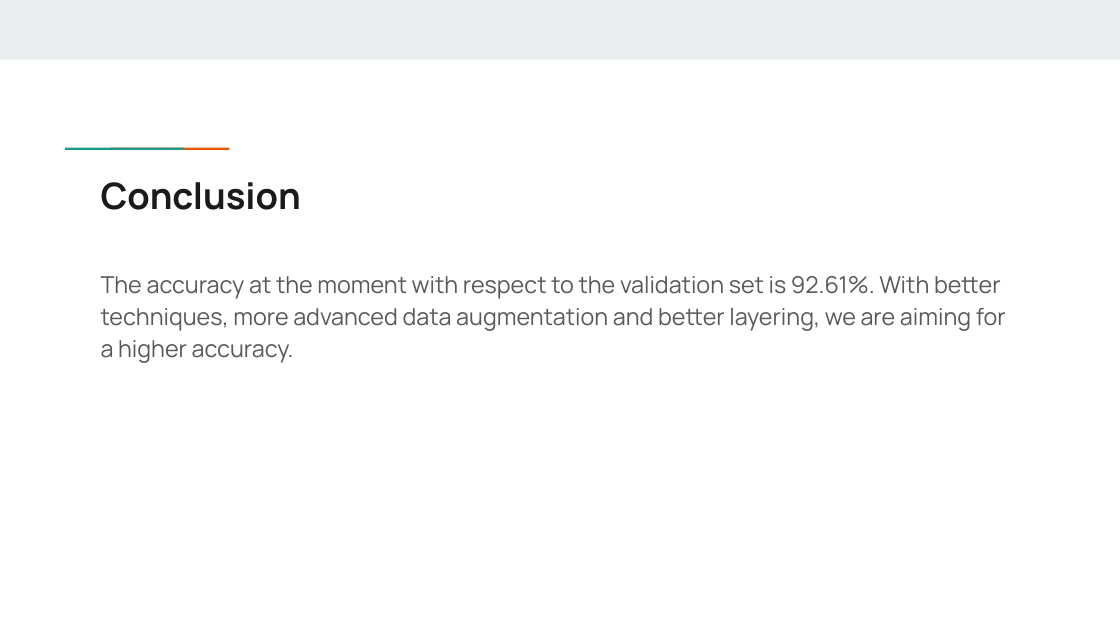
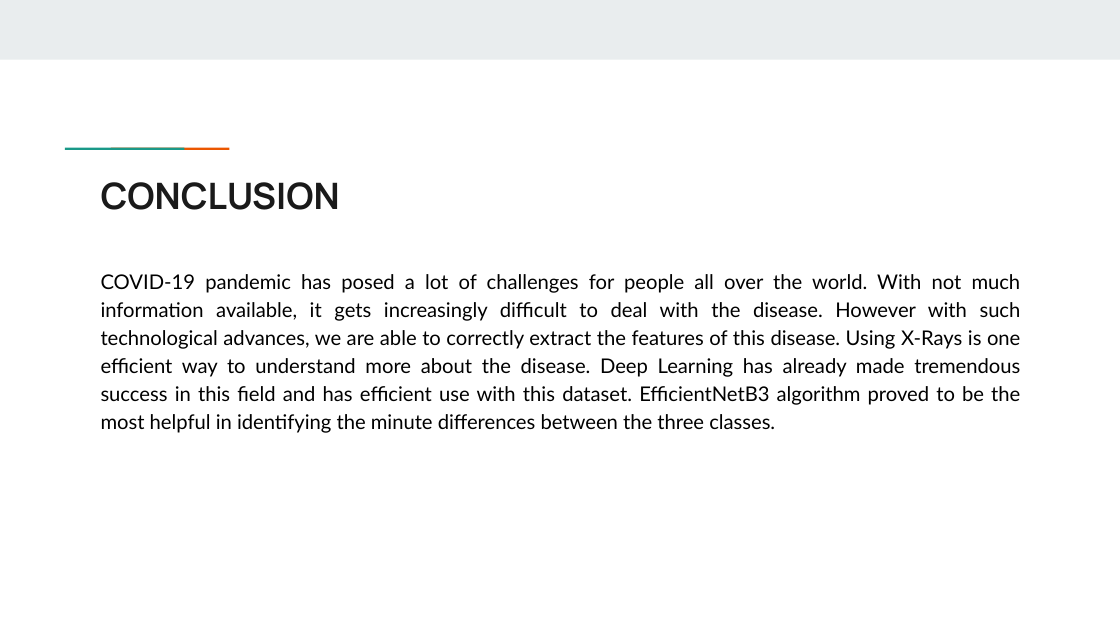
Before and after one commit to Mayank0255/IT1634-COVID19-Predictions-and-Analysis, a slide deck: slide 39 of Minor Project Presentation.pptx (slide 35 before the commit). Drawn at 1120x630 pixels with LibreOffice and Linux fonts; fonts in the diff are those of the drawing. Boxes give left, top, right and bottom in pixels: in the first picture for what was removed or moved away, otherwise in the second. Text is boxed around its words. In the diff, an @@ line names an element or a change of style, - is before the commit and + after.

```diff
--- a/Minor Project Presentation.pptx
+++ b/Minor Project Presentation.pptx
@@ title at (x1=101, y1=182, x2=340, y2=210): text changed @@
-Conclusion
+CONCLUSION
@@ text at (x1=101, y1=274, x2=1021, y2=433): text changed; size 15 to 13 pt; font Manrope to Lato; text colour #595959 to #000000 @@
-The accuracy at the moment with respect to the validation set is 92.61%. With better techniques, more advanced data augmentation and better layering, we are aiming for a higher accuracy.
+COVID-19 pandemic has posed a lot of challenges for people all over the world. With not much information available, it gets increasingly difficult to deal with the disease. However with such technological advances, we are able to correctly extract the features of this disease. Using X-Rays is one efficient way to understand more about the disease. Deep Learning has already made tremendous success in this field and has efficient use with this dataset. EfficientNetB3 algorithm proved to be the most helpful in identifying the minute differences between the three classes.
```
Also in this commit, not shown: 6 other slides changed, 9 slides added, 5 slides removed, 1 other file.
